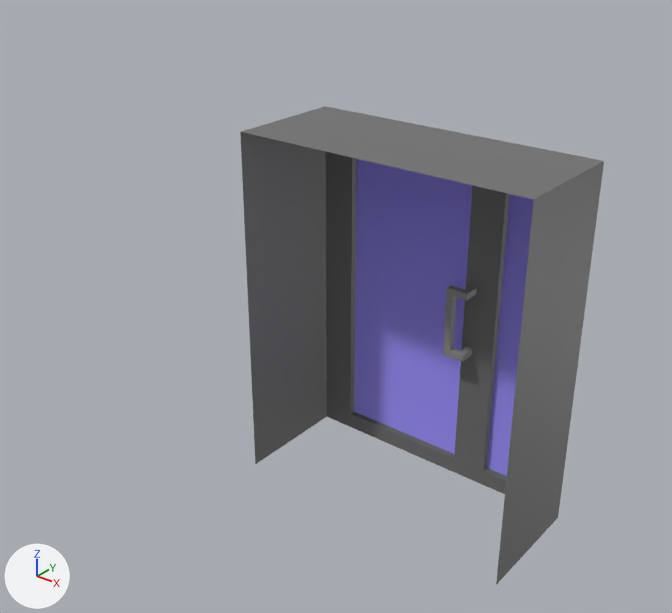
Before and after pictures for a commit that changed the glTF model models/door1.glb.
The view is the same before and after, from a 50 mm camera at (2.53, -3.42, 2.35) aimed at (-0.15, -0.07, 0.28). Every picture has the same lights, and +X, +Y and +Z are marked at lower left. Where no turn or scale is listed for an object, it has been applied to the vertices. Vertices at the same position are counted once.

The first picture shows 'Door', 'Plane.002'.
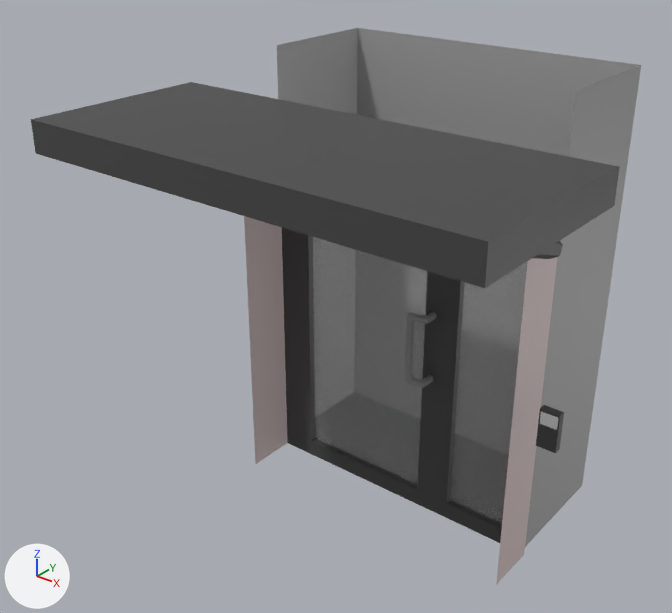
Boxes [x1, y1, x2, y2] around the edits, measured in the pictures (672 x 613 px):
'Door', surface changed, recoloured, reshaped: before [240, 106, 604, 585]; after [244, 216, 557, 585]
'Rain Cover', added: after [31, 82, 620, 288]
'Etrance Room', added: after [277, 28, 641, 547]
'Plane.002', deleted: before [443, 285, 477, 362]
'Button', added: after [536, 405, 564, 453]
    faces in mat_doorframe (dark grey #464646): [536, 405, 564, 453]
    faces in mat_screen (white #e7e7e7): [540, 412, 558, 430]
'Handle', added: after [404, 312, 437, 388]

Edits to the bpy script that builds the scene:
```text
Change mat_glass:
    mat_glass.metallic: 1.0 -> 0.0
    mat_glass.base_color: (0.58, 0.53, 1.0) -> (0.8, 0.8, 0.8)  # blue #c8c0ff -> white #e7e7e7
    mat_glass.roughness: 1.0 -> 0.0
    mat_glass.alpha: 1.0 -> 0.271
Change mat_doorframe:
    mat_doorframe.base_color: (0.163, 0.163, 0.163) -> (0.0607, 0.0607, 0.0607)  # grey #707070 -> dark grey #464646
Add mat_screen:
    mat_screen = principled_material('Screen')
    mat_screen.base_color = (0.8, 0.8, 0.8)  # white #e7e7e7
Add mat_inner_floor:
    mat_inner_floor = principled_material('Inner Floor')
    mat_inner_floor.base_color = (0.0522, 0.0522, 0.0522)  # black #414141
    mat_inner_floor.roughness = 0.0
Add mat_inner_wall:
    mat_inner_wall = principled_material('Inner Wall')
    mat_inner_wall.base_color = (0.376, 0.376, 0.376)  # grey #a5a5a5
Change me_plane_001:
    where me_plane_001.from_pydata(...)  # 30 vertices, 49 faces; spans x -0.85..0.85, y 0.0..0.74, z -1.05..1.05
    used by ob_door; location = (0.0, 0.0, 0.0)
    me_plane_001 part 1: all 25 vertices in x -0.85..0.85, y 0.7..0.74, z -1.05..1.05 are moved by (0.0, -0.4, 0.0)
Add me_plane_005:
    me_plane_005.from_pydata(...)  # 36 vertices, 62 faces; spans x -1.2..1.2, y -1.0..0.06, z 0.89..1.36
    me_plane_005.materials.append(mat_doorframe)  # dark grey #464646
Add me_plane_004:
    me_plane_004.from_pydata(...)  # 12 vertices, 20 faces; spans x 1.0..1.1, y -0.04..0.0, z -0.1..0.1
    # faces by material slot: [18, 2]
    me_plane_004.materials.append(mat_doorframe)  # dark grey #464646
    me_plane_004.materials.append(mat_screen)  # white #e7e7e7
Add me_plane_003:
    me_plane_003.from_pydata([(-0.85, -0.7, 0.05), (0.85, 0.0, 0.05), (-0.85, 0.0, 0.05), (0.85, -0.7, 0.05), (-0.85, 0.0, 2.5), (-0.85, -0.7, 2.5), (0.85, -0.7, 2.5), (0.85, 0.0, 2.5)], [], [(0, 1, 2), (0, 3, 1), (4, 0, 2), (4, 5, 0), (6, 1, 3), (6, 7, 1), (7, 2, 1), (7, 4, 2)])
    for i in [*range(2, 8)]: me_plane_003.polygons[i].material_index = 1
    me_plane_003.materials.append(mat_inner_floor)  # black #414141
    me_plane_003.materials.append(mat_inner_wall)  # grey #a5a5a5
Add me_plane_002_1:
    me_plane_002_1.from_pydata(...)  # 355 vertices, 660 faces; spans x -0.11..0.02, y -0.48..-0.36, z -0.21..0.21
    me_plane_002_1.materials.append(mat_metal)  # grey #8d8d8d
Remove ob_plane_002:
    ob_plane_002 = bpy.data.objects.new('Plane.002', me_plane_002)
    ob_plane_002.location = (0.2, 0.68, 0.0)
Add ob_rain_cover:
    ob_rain_cover = bpy.data.objects.new('Rain Cover', me_plane_005)
    ob_rain_cover.location = (0.0, 0.0, -0.1)
Add ob_button:
    ob_button = bpy.data.objects.new('Button', me_plane_004)
    ob_button.location = (0.0, 0.0, 0.0)
Add ob_etrance_room:
    ob_etrance_room = bpy.data.objects.new('Etrance Room', me_plane_003)
    ob_etrance_room.location = (0.0, 1.0, -1.05)
Add ob_handle:
    ob_handle = bpy.data.objects.new('Handle', me_plane_002_1)
    ob_handle.location = (0.2, 0.68, 0.0)
```
